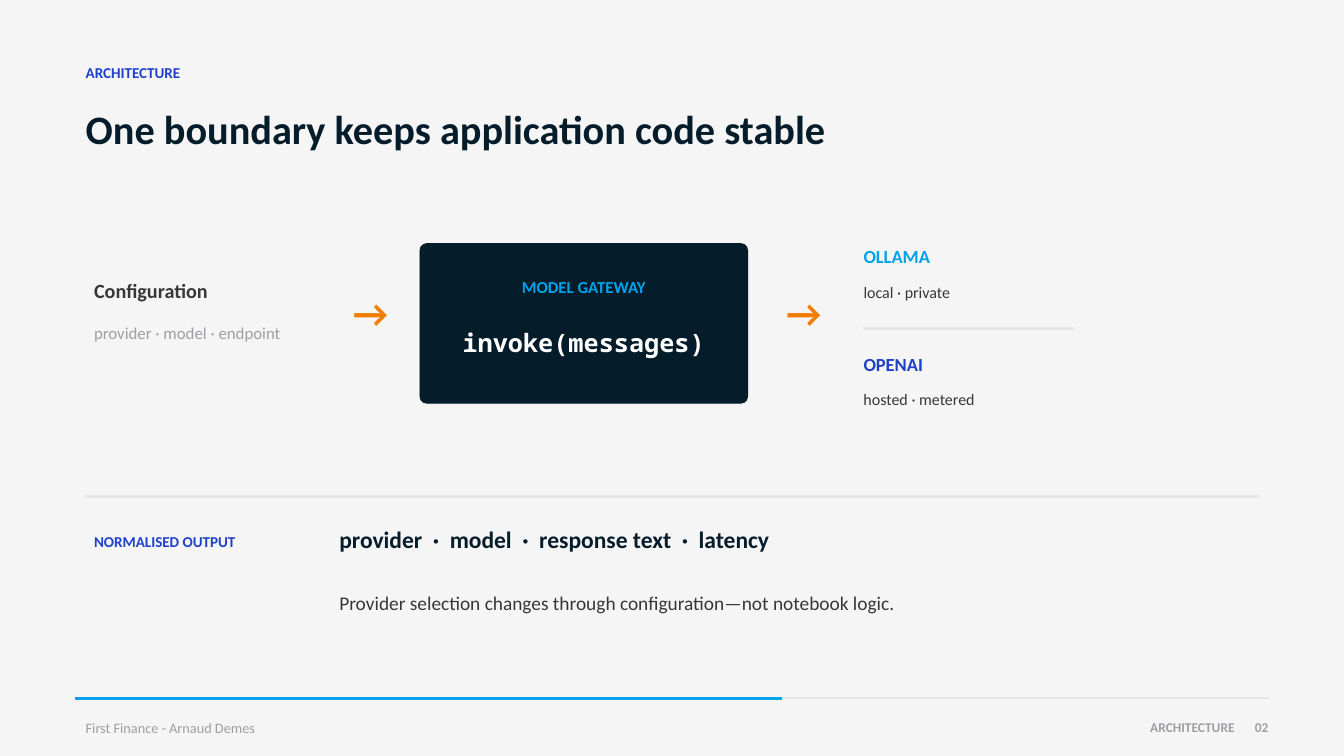
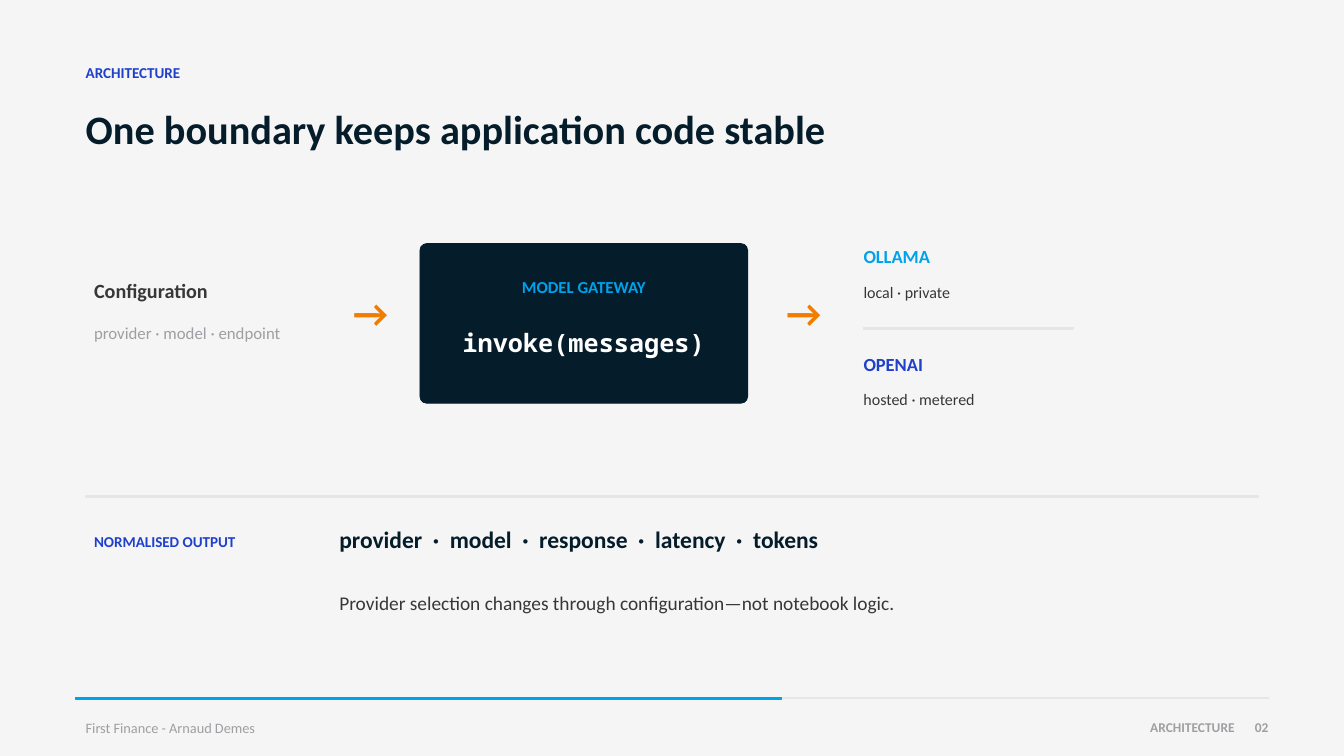
Before and after one commit to Nonocho/finai-academy, a slide deck: slide 2 of decks/01-model-gateway.pptx. Drawn at 1344x756 pixels with LibreOffice and Linux fonts; fonts in the diff are those of the drawing. Boxes give left, top, right and bottom in pixels: in the first picture for what was removed or moved away, otherwise in the second. Text is boxed around its words. In the diff, an @@ line names an element or a change of style, - is before the commit and + after.

Commit message:
lesson: align the model gateway progression

```diff
--- a/decks/01-model-gateway.pptx
+++ b/decks/01-model-gateway.pptx
@@ text at [339,531,818,552]: text changed @@
-provider · model · response text · latency
+provider · model · response · latency · tokens
```
Also in this commit, not shown: 3 other slides changed, 1 slide added, 3 other files.
